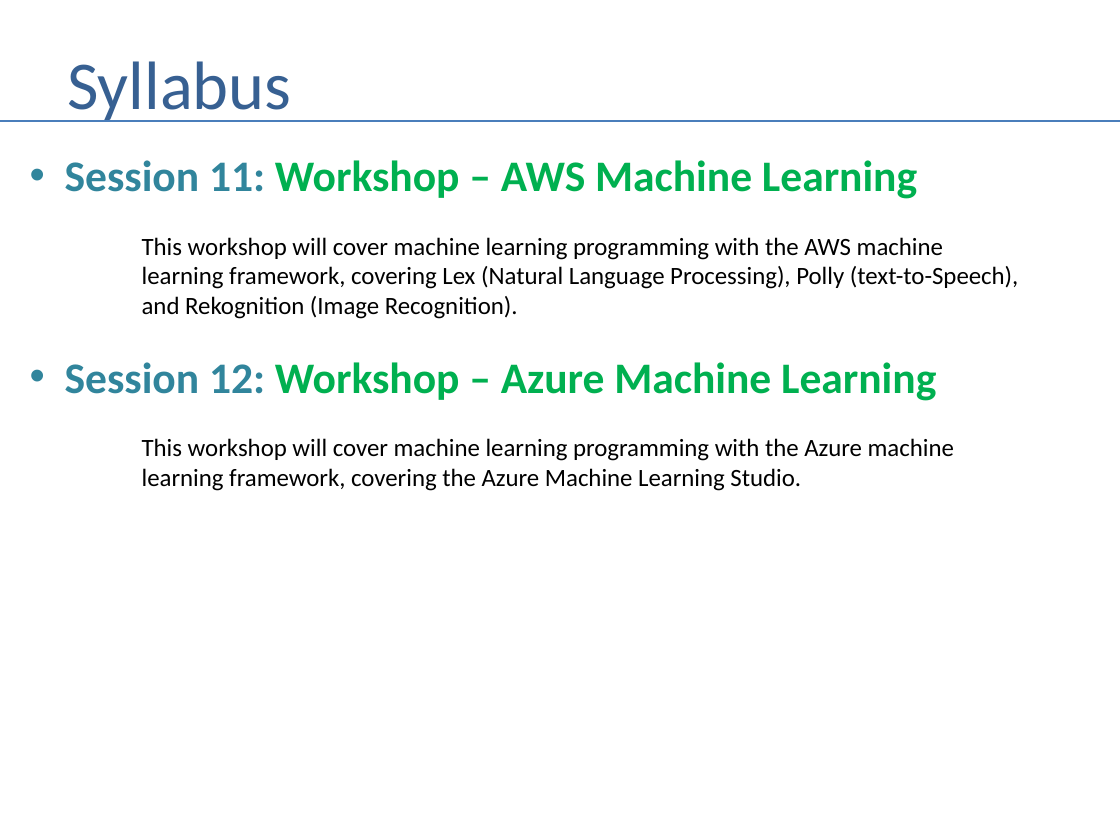
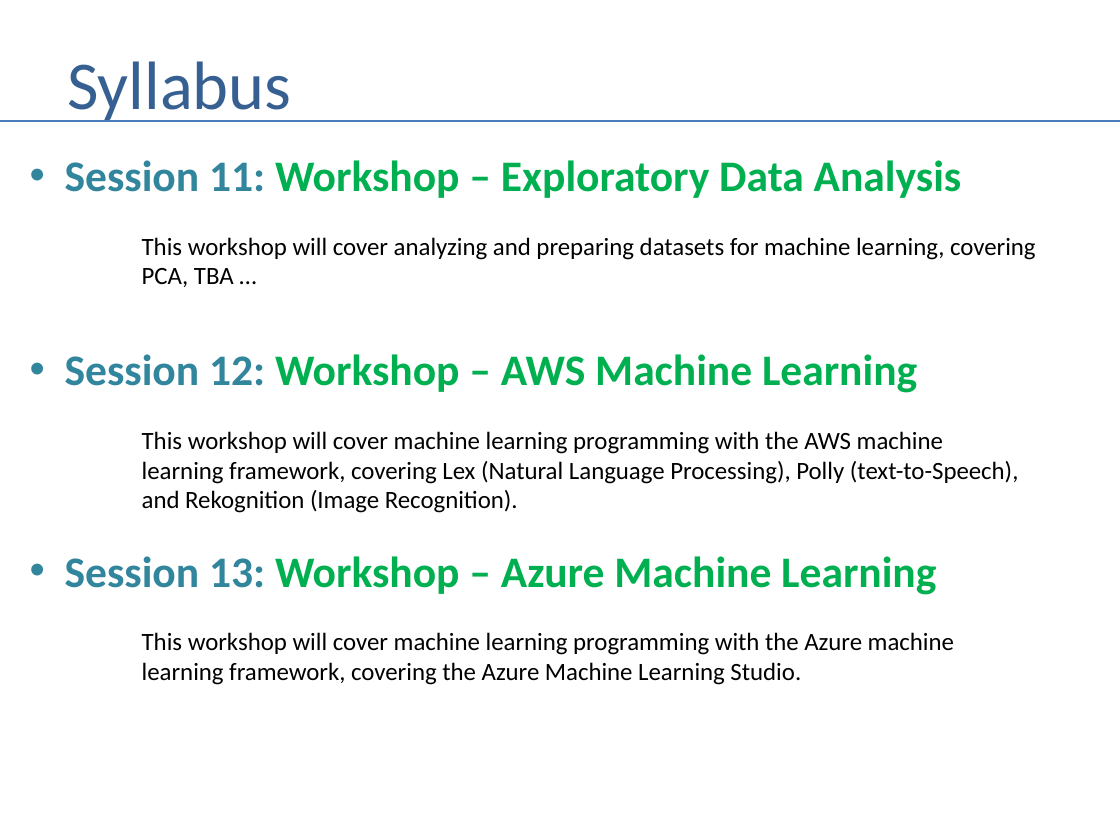
Before and after one commit to andrewferlitsch/Portland-Data-Science-Group, a slide deck: slide 9 of Presentations/AI Training Syllabus.pptx. Drawn at 1120x840 pixels with LibreOffice and Linux fonts; fonts in the diff are those of the drawing. Boxes give left, top, right and bottom in pixels: in the first picture for what was removed or moved away, otherwise in the second. Text is boxed around its words. In the diff, an @@ line names an element or a change of style, - is before the commit and + after.

Commit message:
syllabus update

```diff
--- a/Presentations/AI Training Syllabus.pptx
+++ b/Presentations/AI Training Syllabus.pptx
@@ text at box(65, 160, 1036, 393): text changed; size 28 to 16 pt; text colour #00B050 to #000000; bold off @@
-• Session 11: Workshop – AWS Machine Learning
+• Session 11: Workshop – Exploratory Data Analysis
+  This workshop will cover analyzing and preparing datasets for machine learning, covering
+PCA, TBA …
+• Session 12: Workshop – AWS Machine Learning
@@ text at box(65, 556, 936, 595): text changed @@
-• Session 12: Workshop – Azure Machine Learning
+• Session 13: Workshop – Azure Machine Learning
```
Also in this commit, not shown: 1 other slide changed.
